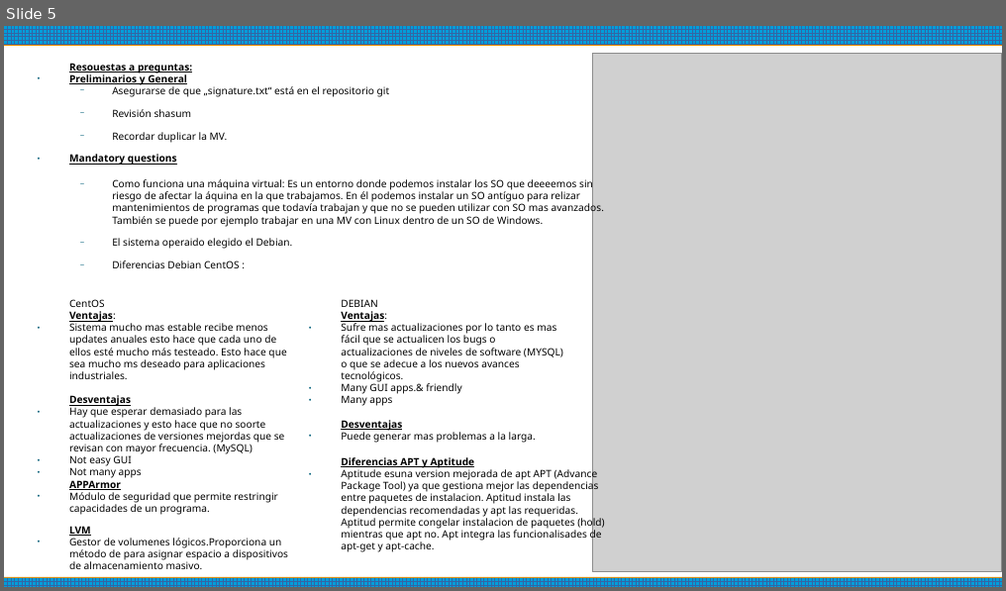
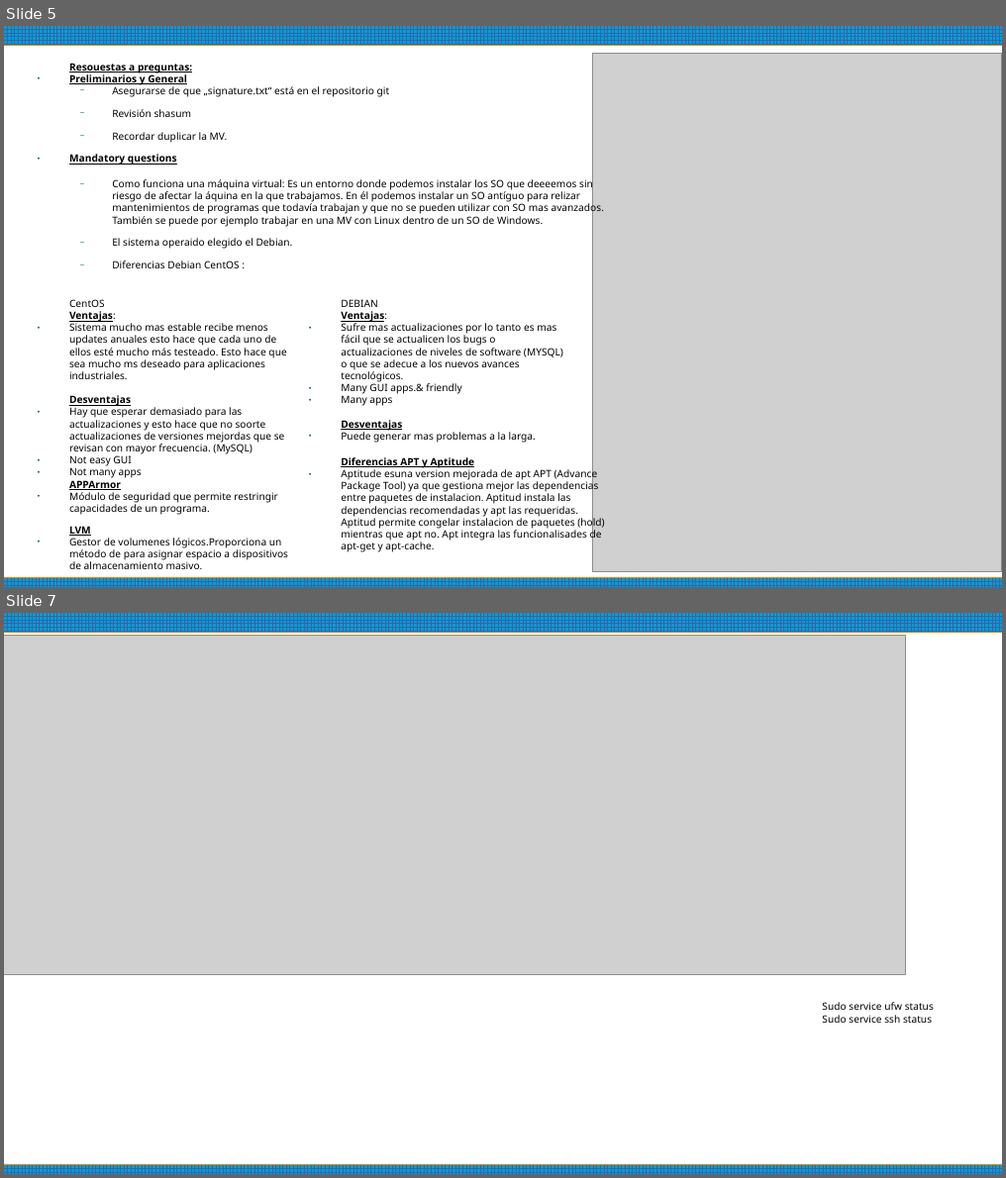
Before and after one commit to ErnestoAvedillo/42Barcelona, a slide deck: Born2beRoot/Comands to use.odp. Shown one above the other, each under a label of ours: slide 5 before the commit, slides 5 and 7 after it; the slides between them are not shown. The pictures are 1006x591 and 1006x1178 pixels, drawn with LibreOffice and Linux fonts; fonts in the diff are those of the drawing; grey boxes stand for pictures. Boxes give left, top, right and bottom in pixels: in the first picture for what was removed or moved away, otherwise in the second. Text is boxed around its words. In the diff, an @@ line names an element or a change of style, - is before the commit and + after.

```diff
--- a/Born2beRoot/Comands to use.odp
+++ b/Born2beRoot/Comands to use.odp
@@ slide 7 added at <box>4,613,1002,1174</box>, background #FFFFFF; not listed: 2 template elements that a slide beside it also shows @@
@@ picture added at <box>4,636,906,975</box> @@
@@ text added at <box>822,1002,934,1023</box>, 8 pt, text #000000 @@
+Sudo service ufw status
+Sudo service ssh status
```
Also in this commit, not shown: 6 slides changed, 4 other slides added, 1 other file.
